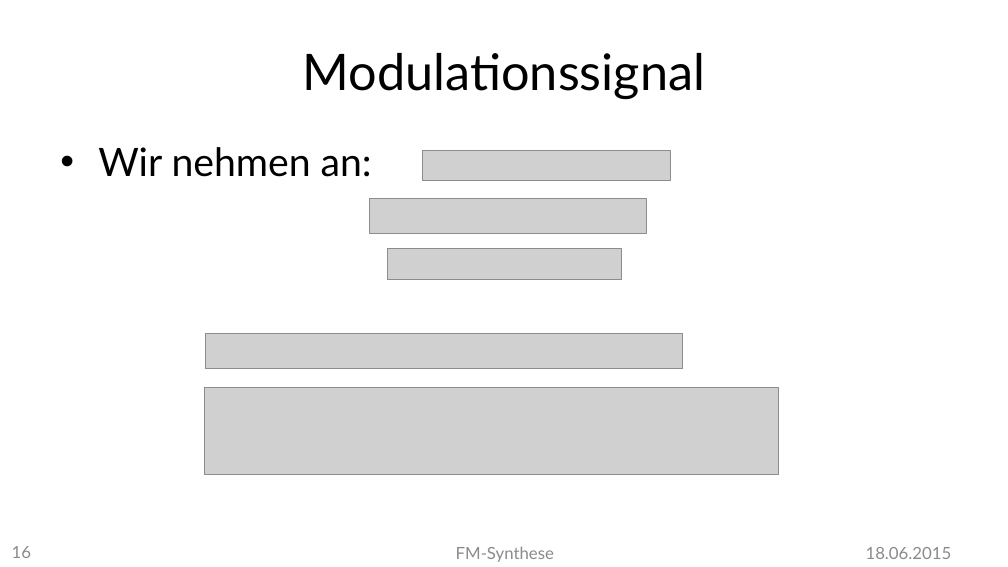
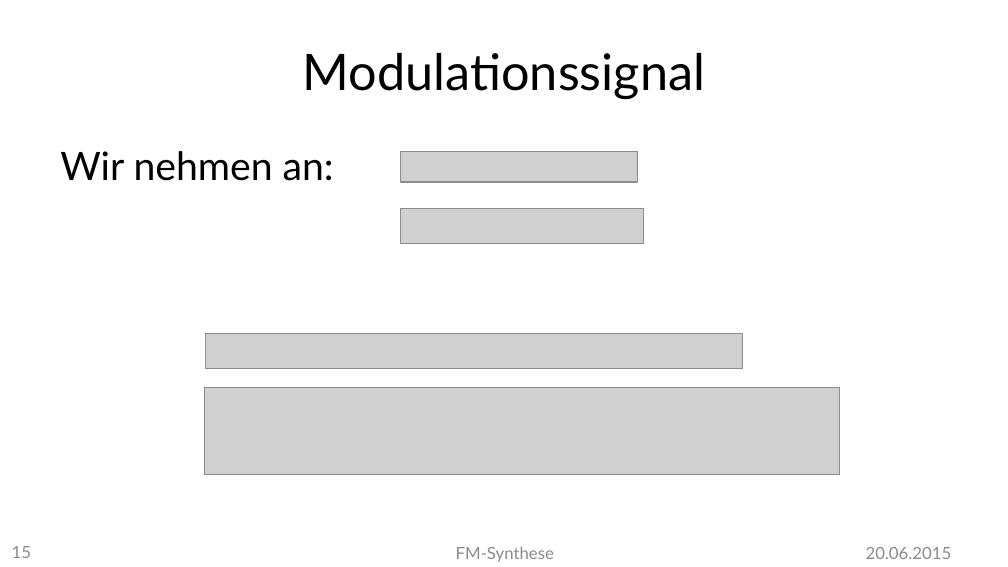
Before and after one commit to MBulli/VSeminar, a slide deck: slide 15 of Praesentation/FMSynthese-Markus.pptx (slide 16 before the commit). Drawn at 1008x567 pixels with LibreOffice and Linux fonts; fonts in the diff are those of the drawing; grey boxes stand for pictures; background and template pictures are left out. Boxes give left, top, right and bottom in pixels: in the first picture for what was removed or moved away, otherwise in the second. Text is boxed around its words. In the diff, an @@ line names an element or a change of style, - is before the commit and + after.

```diff
--- a/Praesentation/FMSynthese-Markus.pptx
+++ b/Praesentation/FMSynthese-Markus.pptx
@@ text "Wir nehmen an:" at [60, 151, 334, 181]: bullet • to none; less space between paragraphs @@
@@ picture: place and size @@
-picture at [422, 151, 670, 180]
+picture at [401, 151, 637, 182]
@@ picture: place and size @@
-picture at [370, 199, 647, 234]
+picture at [400, 209, 643, 244]
@@ picture removed at [387, 249, 622, 280] @@
@@ picture: place and size @@
-picture at [206, 333, 683, 368]
+picture at [206, 333, 743, 369]
@@ picture: place and size @@
-picture at [205, 388, 779, 475]
+picture at [205, 388, 840, 475]
@@ page number at [12, 546, 31, 558]: text changed @@
-16
+15
@@ text at [866, 547, 952, 559]: text changed @@
-18.06.2015
+20.06.2015
```
Also in this commit, not shown: 18 other slides changed, 18 slides added, 1 slide removed, 7 other files.
